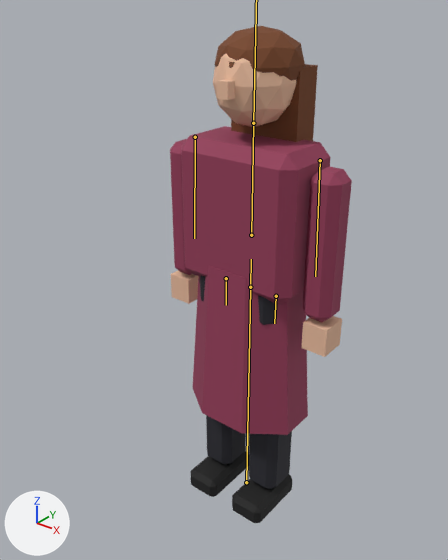
The glTF model public/assets/ped_coat.glb, before and after one commit.
One viewpoint serves both versions: a camera (50 mm lens) standing at (1.167, -1.61, 1.911) and looking at (-0.035, -0.108, 0.98). The axes (+X, +Y, +Z) are drawn at lower left. The lights are the same throughout. The older version comes first. The bones that bend it are drawn over the model as lines.

Names of what the first picture shows: 'ped_coat_arm.L', 'ped_coat_arm.R', 'ped_coat_coat', 'ped_coat_hair', 'ped_coat_hairback', 'ped_coat_hand.L', 'ped_coat_hand.R', 'ped_coat_head', 'ped_coat_leg.L', 'ped_coat_leg.R', 'ped_coat_nose', 'ped_coat_pelvis', 'ped_coat_shoe.L', 'ped_coat_shoe.R', 'ped_coat_torso'.
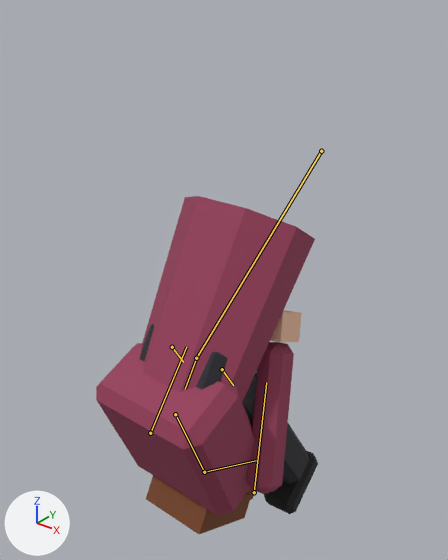
The newer file adds an action. The first version stands in its rest pose; the second is drawn at frame 3 of the action 'Roll'.

What the commit changed:
Bone 'root' (bone_root) moves from (0.0, 0.0, 0.0) to (0.0, 1.324, -0.439).
Bone 'root' (bone_root) turns from (0, 0, 0) to (127, 0, 0) degrees about its own x, y and z.
Bone 'hips' (bone_hips) turns from (0, 0, 0) to (20, 0, 0) degrees about its own x, y and z.
Bone 'chest' (bone_chest) turns from (0, 0, 0) to (55, 0, 0) degrees about its own x, y and z.
Bone 'arm.L' (bone_arm_l) turns from (0, 0, 0) to (-45, 0, 14) degrees about its own x, y and z.
Bone 'arm.R' (bone_arm_r) turns from (0, 0, 0) to (-45, 0, -14) degrees about its own x, y and z.
Bone 'head' (bone_head) turns from (0, 0, 0) to (40, 0, 0) degrees about its own x, y and z.
Bone 'leg.L' (bone_leg_l) turns from (0, 0, 0) to (-115, 0, 4) degrees about its own x, y and z.
Bone 'leg.R' (bone_leg_r) turns from (0, 0, 0) to (-115, 0, -4) degrees about its own x, y and z.

Changed parts and their boxes (x1, y1, x2, y2) in the pictures (448 x 560 px):
'ped_coat_torso', posed (7% wider)
    before: (181, 126, 330, 305)
    after: (96, 343, 255, 516)
'ped_coat_coat', posed
    before: (193, 266, 308, 435)
    after: (142, 196, 315, 402)
'ped_coat_arm.L', posed
    before: (302, 166, 352, 322)
    after: (247, 342, 294, 494)
'ped_coat_hairback', posed
    before: (231, 64, 318, 142)
    after: (146, 476, 252, 534)
'ped_coat_head', posed (not visible afterwards)
    before: (213, 54, 296, 127)
'ped_coat_hair', posed (mostly hidden afterwards)
    before: (215, 26, 305, 81)
    after: (246, 487, 257, 500)
'ped_coat_leg.L', posed
    before: (249, 431, 292, 489)
    after: (243, 373, 309, 484)
'ped_coat_shoe.L', posed
    before: (232, 474, 292, 523)
    after: (264, 451, 318, 514)
'ped_coat_hand.L', posed
    before: (302, 316, 342, 357)
    after: (270, 310, 302, 342)
'ped_coat_arm.R', posed (not visible afterwards)
    before: (170, 139, 192, 275)
'ped_coat_pelvis', posed
    before: (200, 275, 277, 325)
    after: (139, 324, 228, 390)
'ped_coat_nose', posed (not visible afterwards)
    before: (217, 80, 235, 100)
bone 'root', root to tip
    before: (246, 482) to (250, 287)
    after: (321, 151) to (196, 358)
bone 'hips', root to tip
    before: (250, 287) to (251, 259)
    after: (196, 358) to (185, 389)
bone 'chest', root to tip
    before: (251, 235) to (253, 123)
    after: (175, 414) to (204, 472)
bone 'arm.L', root to tip
    before: (320, 160) to (315, 276)
    after: (254, 492) to (266, 382)
bone 'arm.R', root to tip
    before: (195, 137) to (194, 238)
    after: (150, 433) to (186, 347)
bone 'leg.L', root to tip
    before: (276, 296) to (274, 323)
    after: (222, 369) to (233, 385)
bone 'leg.R', root to tip
    before: (226, 278) to (226, 305)
    after: (172, 347) to (183, 362)
